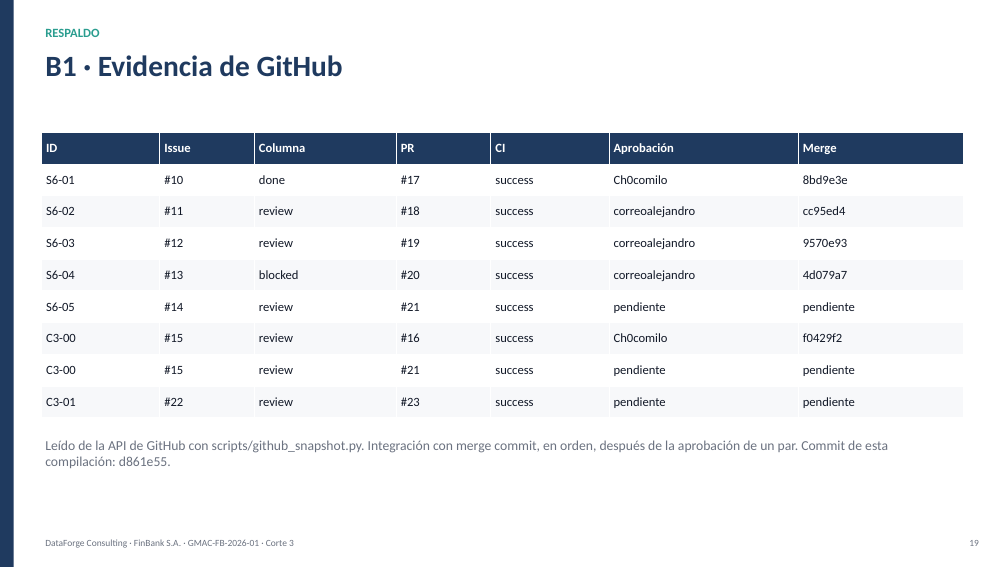
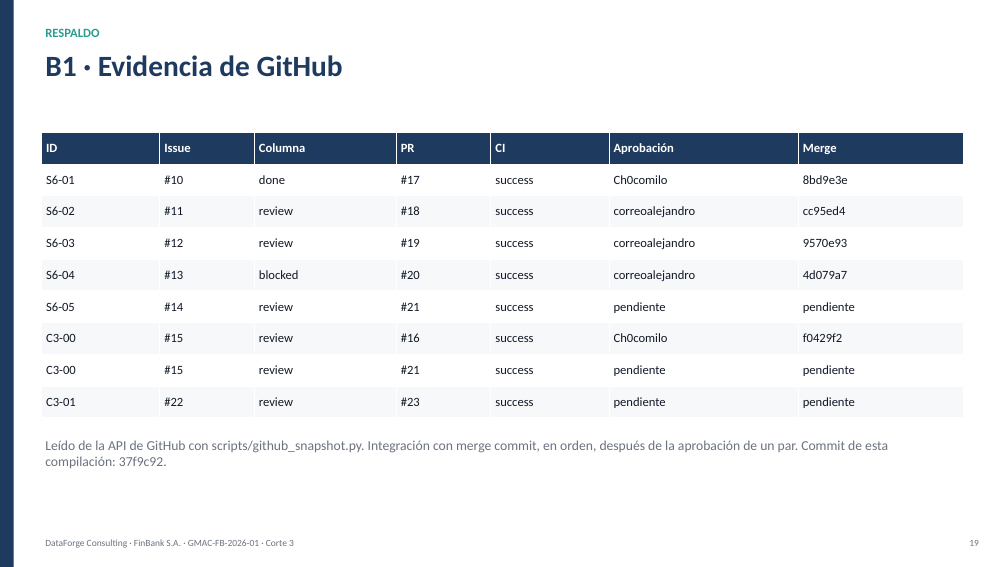
Before and after one commit to OscarSantiagoMerino/DataForge-Consulting, a slide deck: slide 19 of docs/corte3/Presentacion_FinBank_Grupo1.pptx. Drawn at 1008x567 pixels with LibreOffice and Linux fonts; fonts in the diff are those of the drawing. Boxes give left, top, right and bottom in pixels: in the first picture for what was removed or moved away, otherwise in the second. Text is boxed around its words. In the diff, an @@ line names an element or a change of style, - is before the commit and + after.

```diff
--- a/docs/corte3/Presentacion_FinBank_Grupo1.pptx
+++ b/docs/corte3/Presentacion_FinBank_Grupo1.pptx
@@ text at (45, 440, 888, 468): text changed @@
-Leído de la API de GitHub con scripts/github_snapshot.py. Integración con merge commit, en orden, después de la aprobación de un par. Commit de esta compilación: d861e55.
+Leído de la API de GitHub con scripts/github_snapshot.py. Integración con merge commit, en orden, después de la aprobación de un par. Commit de esta compilación: 37f9c92.
```
Also in this commit, not shown: 1 other slide changed, 7 other files.
